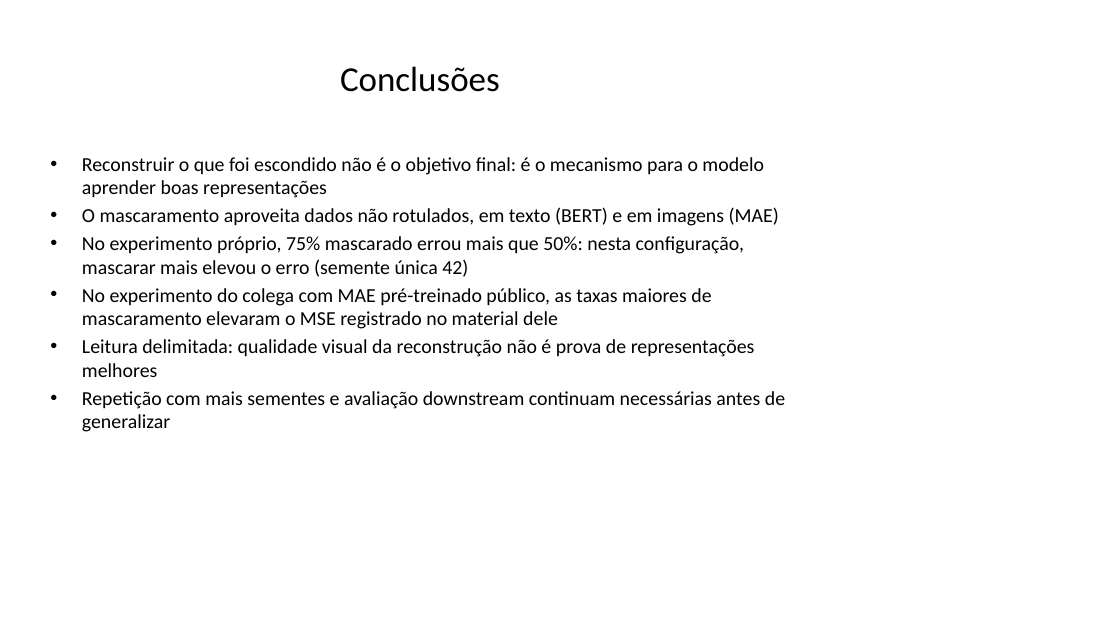
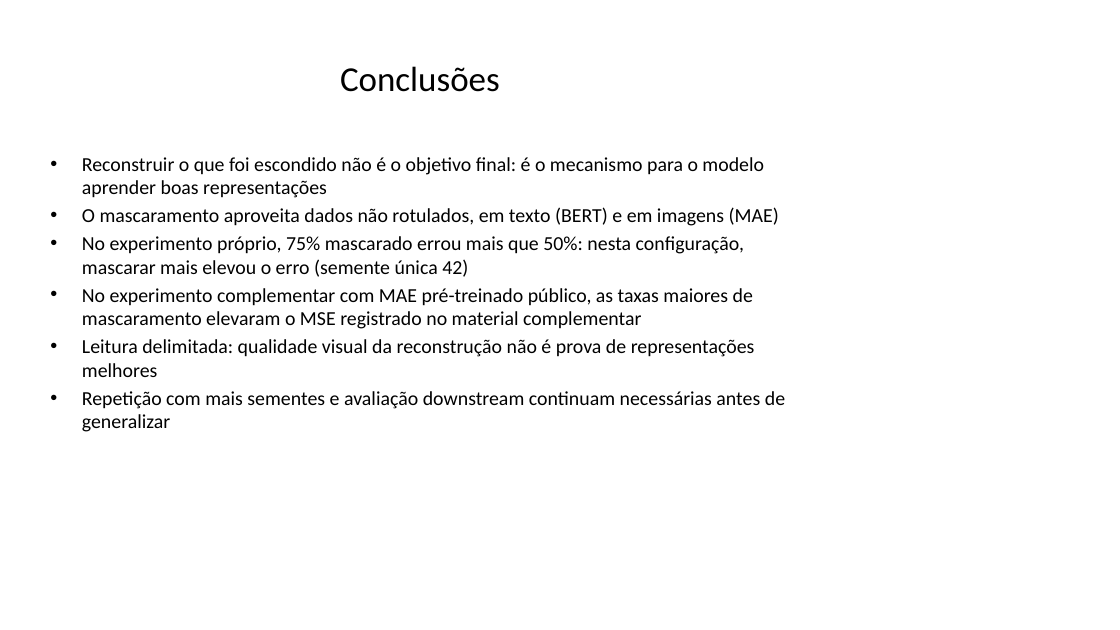
Before and after one commit to frederico-mello/seminario-masked-modeling, a slide deck: slide 11 of slides/seminario_masked_modeling.pptx. Drawn at 1120x630 pixels with LibreOffice and Linux fonts; fonts in the diff are those of the drawing. Boxes give left, top, right and bottom in pixels: in the first picture for what was removed or moved away, otherwise in the second. Text is boxed around its words. In the diff, an @@ line names an element or a change of style, - is before the commit and + after.

```diff
--- a/slides/seminario_masked_modeling.pptx
+++ b/slides/seminario_masked_modeling.pptx
@@ text at box(82, 288, 753, 329): text changed @@
-• No experimento do colega com MAE pré-treinado público, as taxas maiores de mascaramento elevaram o MSE registrado no material dele
+• No experimento complementar com MAE pré-treinado público, as taxas maiores de mascaramento elevaram o MSE registrado no material complementar
```
Also in this commit, not shown: 5 other slides changed, 15 other files.
